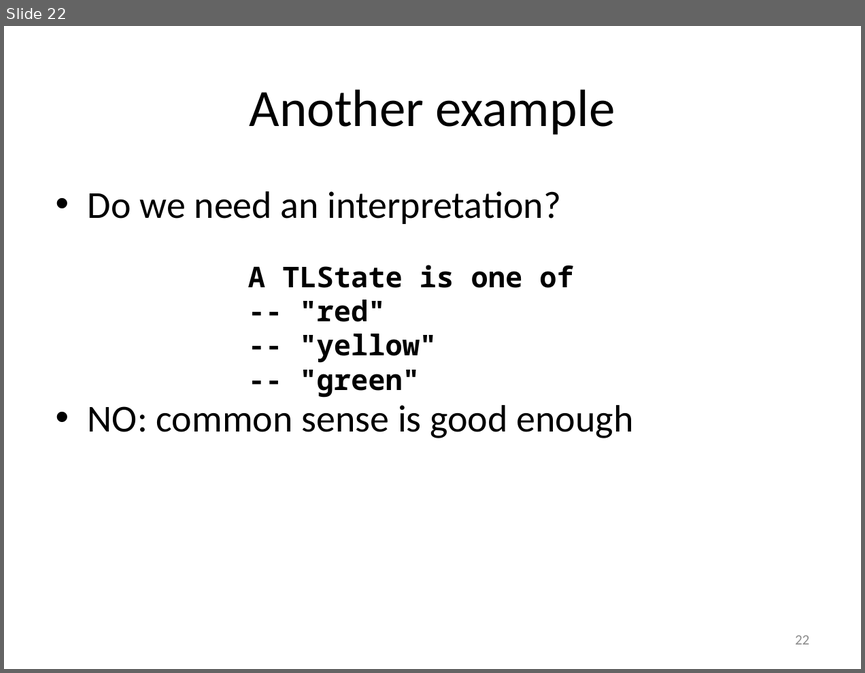
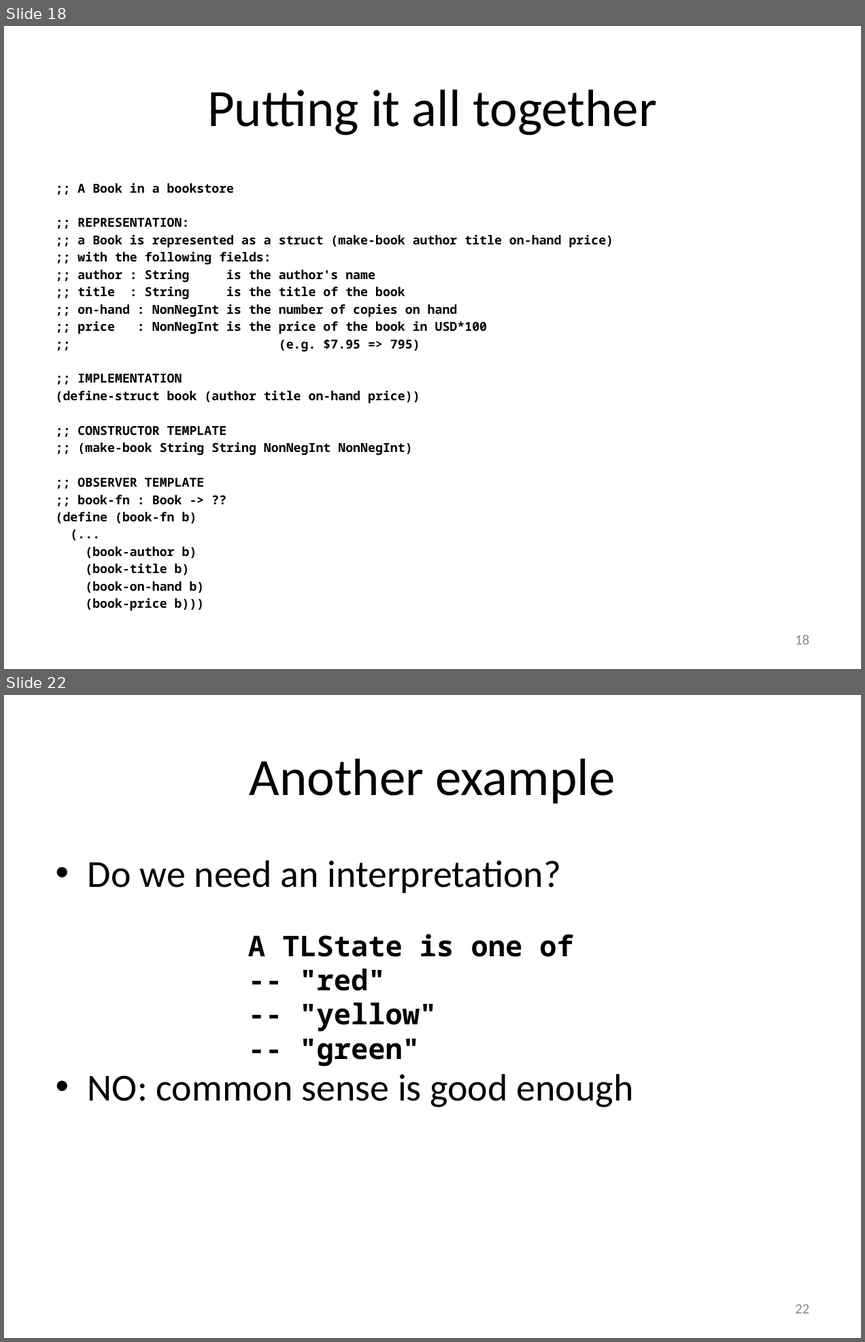
Before and after one commit to mwand/cs5010f17, a slide deck: Slides/Lesson 1.3 The Data Design Recipe.pptx. Shown one above the other, each under a label of ours: slide 22 before the commit, slides 18 and 22 after it; the slides between them are not shown. The pictures are 865x673 and 865x1342 pixels, drawn with LibreOffice and Linux fonts; fonts in the diff are those of the drawing. Boxes give left, top, right and bottom in pixels: in the first picture for what was removed or moved away, otherwise in the second. Text is boxed around its words. In the diff, an @@ line names an element or a change of style, - is before the commit and + after.

```diff
--- a/Slides/Lesson 1.3 The Data Design Recipe.pptx
+++ b/Slides/Lesson 1.3 The Data Design Recipe.pptx
@@ slide 18 added at (4,26,861,669), background #FFFFFF @@
@@ title added at (47,52,818,159), fill #FFFFFF, outline #4F81BD 2 pt, 44 pt, text #000000 @@
+Putting it all together
@@ text added at (56,183,614,609), 10.4 pt, text #000000, bold @@
+;; A Book in a bookstore
+;; REPRESENTATION:
+;; a Book is represented as a struct (make-book author title on-hand price)
+;; with the following fields:
+;; author : String is the author's name
+;; title : String is the title of the book
+;; on-hand : NonNegInt is the number of copies on hand
+;; price : NonNegInt is the price of the book in USD*100
+;; (e.g. $7.95 => 795)
+;; IMPLEMENTATION
+(define-struct book (author title on-hand price))
+;; CONSTRUCTOR TEMPLATE
+;; (make-book String String NonNegInt NonNegInt)
+;; OBSERVER TEMPLATE
+;; book-fn : Book -> ??
+(define (book-fn b)
+(...
+(book-author b)
+(book-title b)
+(book-on-hand b)
+(book-price b)))
@@ page number added at (795,635,809,644), 12 pt, text #8C8C8C @@
+18
```
Also in this commit, not shown: 9 slides changed, 16 other slides added, 10 slides removed, 10 other files.
